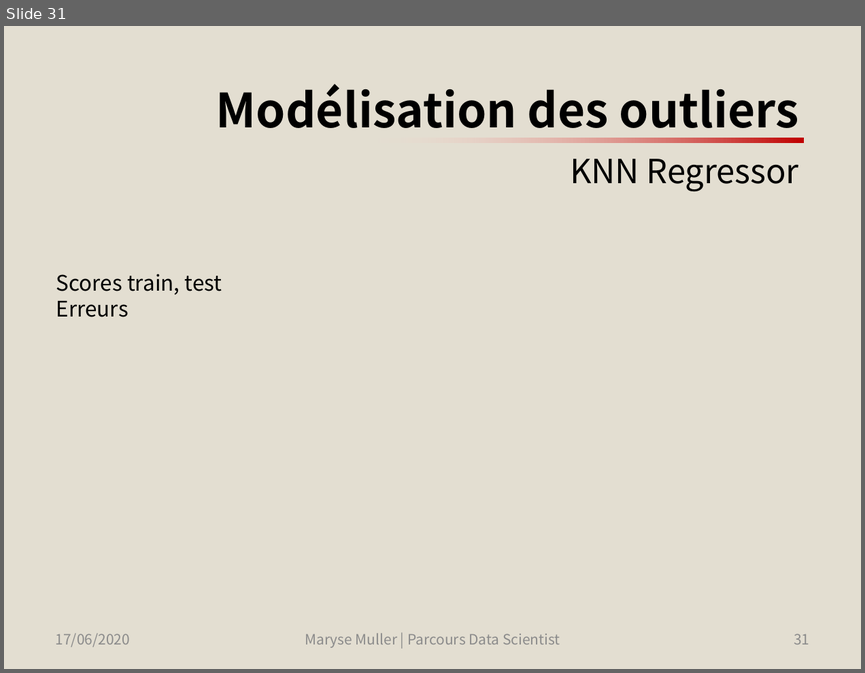
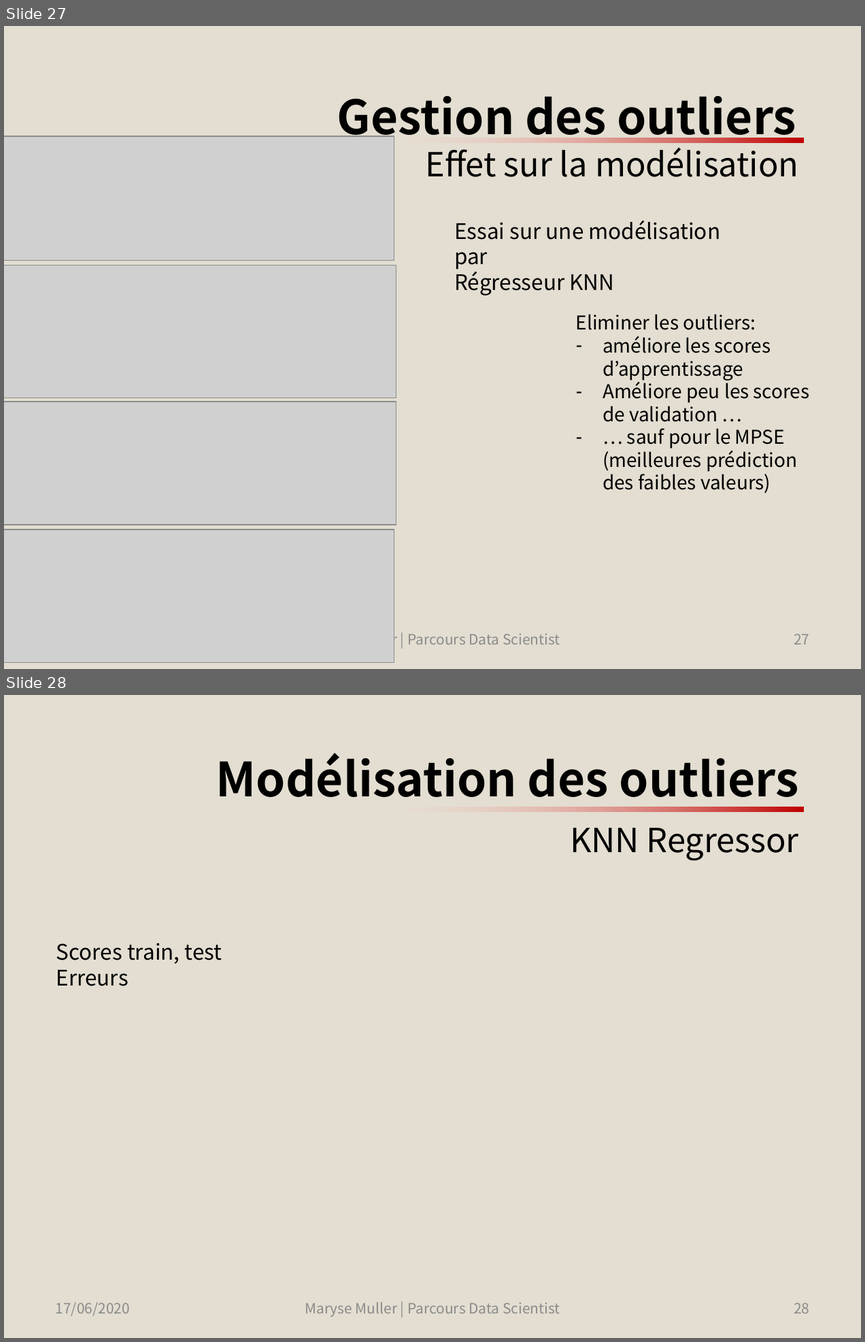
Before and after one commit to SmellyArmure/OC_DS_Project4, a slide deck: PRESENTATION/Projet4.pptx. Shown one above the other, each under a label of ours: slide 31 before the commit, slides 27 and 28 after it. The pictures are 865x673 and 865x1342 pixels, drawn with LibreOffice and Linux fonts; fonts in the diff are those of the drawing; grey boxes stand for pictures. Boxes give left, top, right and bottom in pixels: in the first picture for what was removed or moved away, otherwise in the second. Text is boxed around its words. In the diff, an @@ line names an element or a change of style, - is before the commit and + after.

Commit message:
P4_Cleaning_EDA : Modification de la fonction plot_histograms, refait les histogrammes (visualisation du skewness) | Visualisation des outliers sur histogrammes et barplots | HORREUR : j'ai retiré les outliers sur les jeux de trains, mais aussi de test git status! corrigé la fonction 'train_test_split_with_outliers_filter' | ARGH : j'ai calculé outliers avec les X et les y -> changé seulement avec les X pour pouvoir prévoir les futurs outliers | Hiiii : j'avais détecté les outliers sur Xtr et Xte, changé pour entraîner les modèles de détection sur X_tr seulement | ajusté l'encodage du modèle de détection ord, ord, ord (loo donne de mauvais résultats) | Analyse des erreurs sur le KNN avec et sans outliers | Présentation : partie 'Gestion des outliers' | Effacé tous les modèles et relancé...

```diff
--- a/PRESENTATION/Projet4.pptx
+++ b/PRESENTATION/Projet4.pptx
@@ slide 27 added at (4, 26, 861, 669), background #E3DED1 @@
@@ title added at (337, 96, 799, 177), 27.9 pt, text #000000 @@
+Gestion des outliers
+Effet sur la modélisation
@@ picture added at (4, 137, 394, 261) @@
@@ rectangle added at (362, 138, 804, 142), fill gradient #C00000 to #FFE7E0 @@
@@ text added at (454, 220, 721, 295), 18 pt, text #000000 @@
+Essai sur une modélisation par
+Régresseur KNN
@@ picture added at (4, 265, 396, 398) @@
@@ text added at (576, 314, 810, 493), 16 pt, text #000000 @@
+Eliminer les outliers:
+– améliore les scores d’apprentissage
+– Améliore peu les scores de validation …
+– … sauf pour le MPSE (meilleures prédiction des faibles valeurs)
@@ picture added at (4, 401, 396, 524) @@
@@ picture added at (4, 529, 394, 662) @@
@@ text added at (356, 630, 560, 648), 12 pt, text #8C8C8C @@
+Maryse Muller | Parcours Data Scientist
@@ page number added at (793, 633, 809, 644), 12 pt, text #8C8C8C @@
+27
@@ what was slide 31 is now slide 28 @@
@@ page number at (793, 1302, 809, 1313): text changed @@
-31
+28
```
Also in this commit, not shown: 5 slides changed, 1 other slide added, 8 other files.
